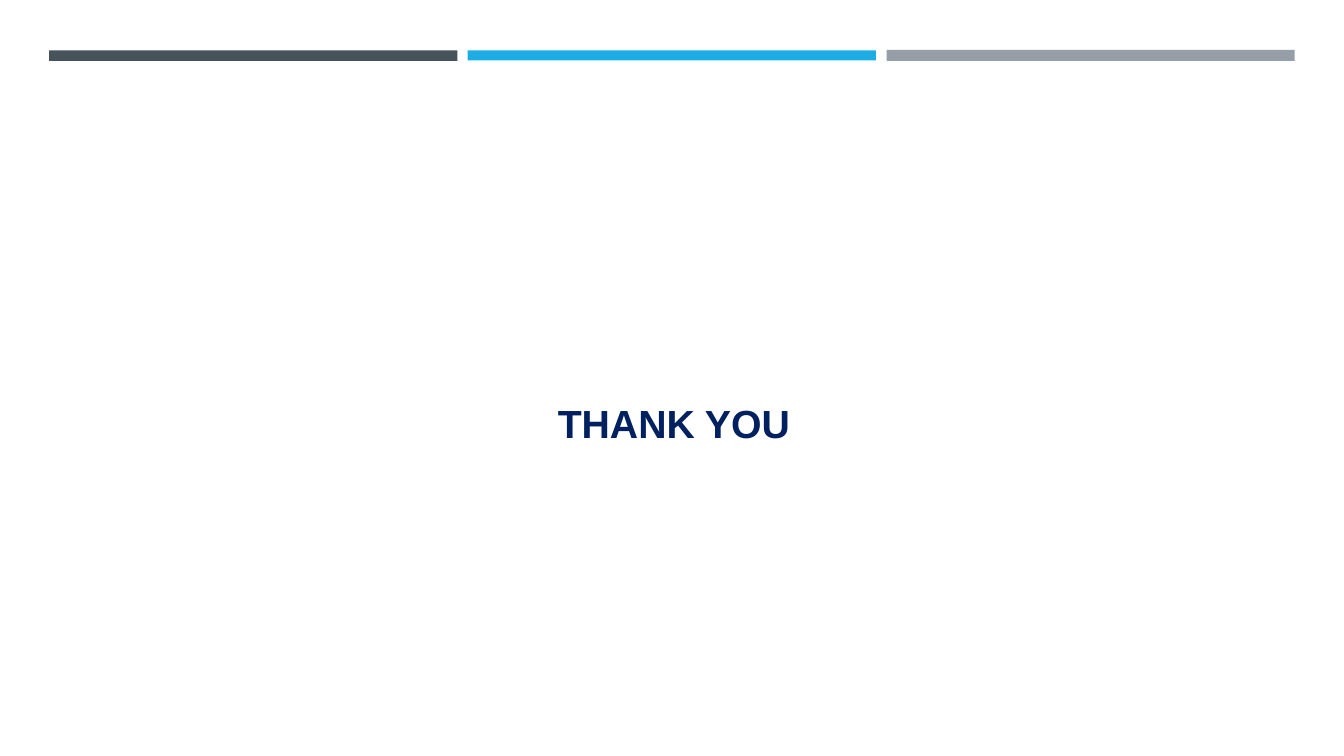
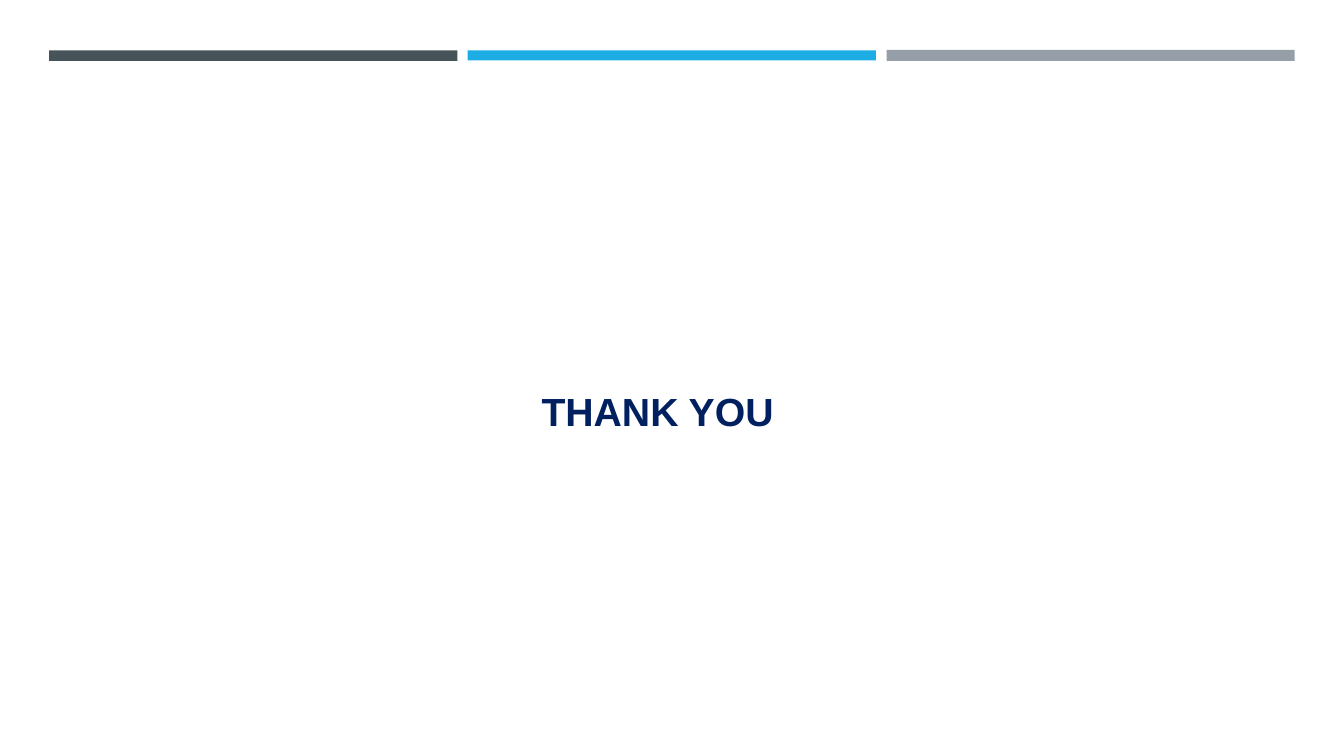
Before and after one commit to Karthik7375/Steganography, a slide deck: slide 18 of Karthik_Ganesh_Project.pptx. Drawn at 1344x756 pixels with LibreOffice and Linux fonts; fonts in the diff are those of the drawing; background and template pictures are left out. Boxes give left, top, right and bottom in pixels: in the first picture for what was removed or moved away, otherwise in the second. Text is boxed around its words. In the diff, an @@ line names an element or a change of style, - is before the commit and + after.

```diff
--- a/Karthik_Ganesh_Project.pptx
+++ b/Karthik_Ganesh_Project.pptx
@@ title "THANK YOU": place and size @@
-title "THANK YOU" at (558, 410, 790, 439)
+title "THANK YOU" at (542, 398, 774, 427)
```
Also in this commit, not shown: 3 other slides changed, 2 other files.
